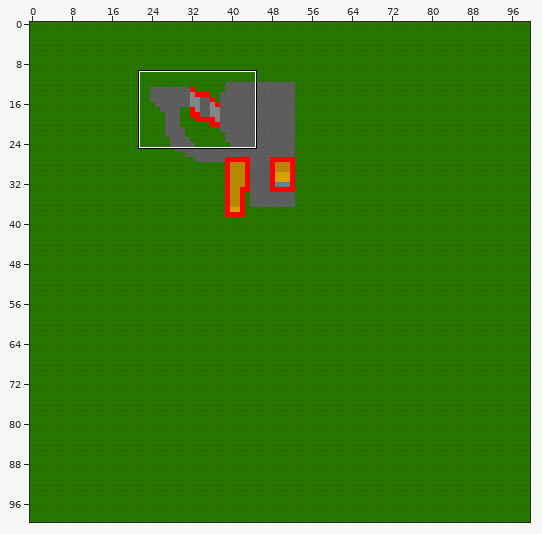
Two states of a Tiled map, assets/maps/johanneberg.tmx. The first picture is a wide view before the edit; the outline marks the close-up.
Close-up. Old version:
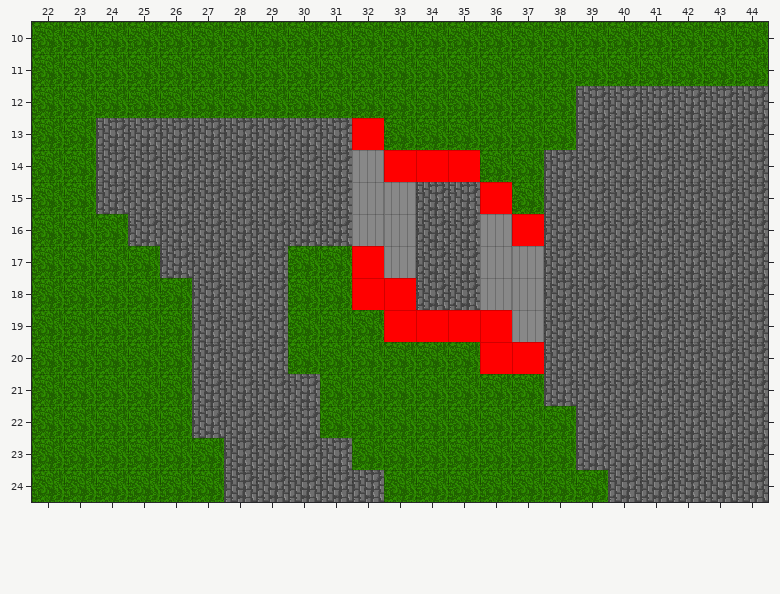
Cells are 32x32 px. Shown: x 22..44, y 10..24. The commit also changed other parts of the map, which this record leaves out.
Once edited:
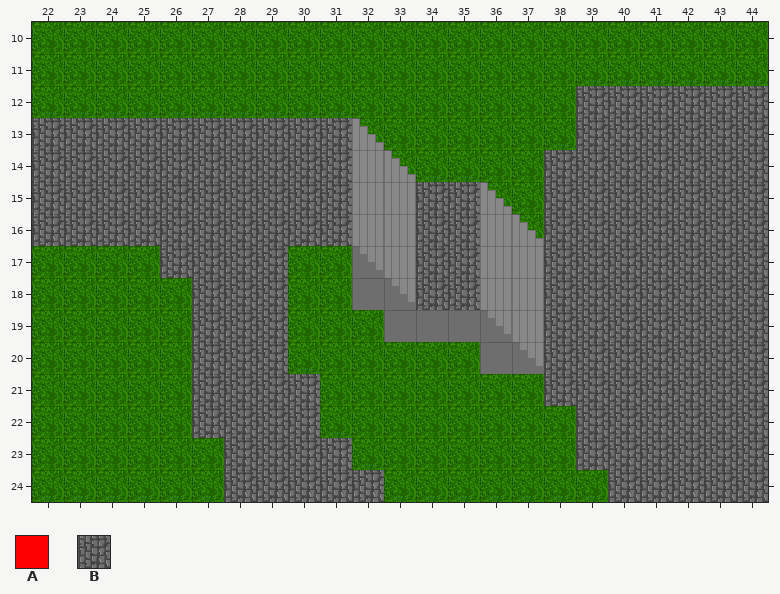
Key: from "helper-tiles": A 0; from "stone": B 0.
_ is an empty cell, . an unchanged one.
Tiles of an added or newly shown layer are drawn over the layers below it.
The exact change:
--- layer "buildingRoof" (now shown)
@@ x 22..24 @@
-13 __.
-14 __.
-15 __.
-16 ___
+13 BB.
+14 BB.
+15 BB.
+16 BBB
--- layer "collision" (now hidden)
@@ x 32..37 @@
-13 A.....
-14 .AAA..
-15 ....A.
-16 .....A
-17 A.....
-18 AA....
-19 .AAAA.
-20 ....AA
+13 _.....
+14 .___..
+15 ...._.
+16 ....._
+17 _.....
+18 __....
+19 .____.
+20 ....__
